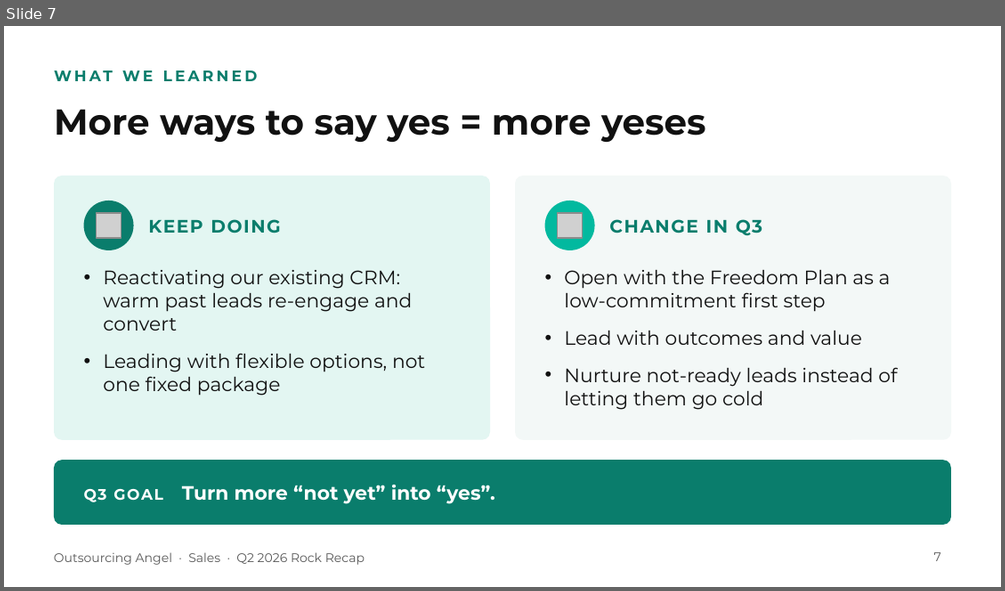
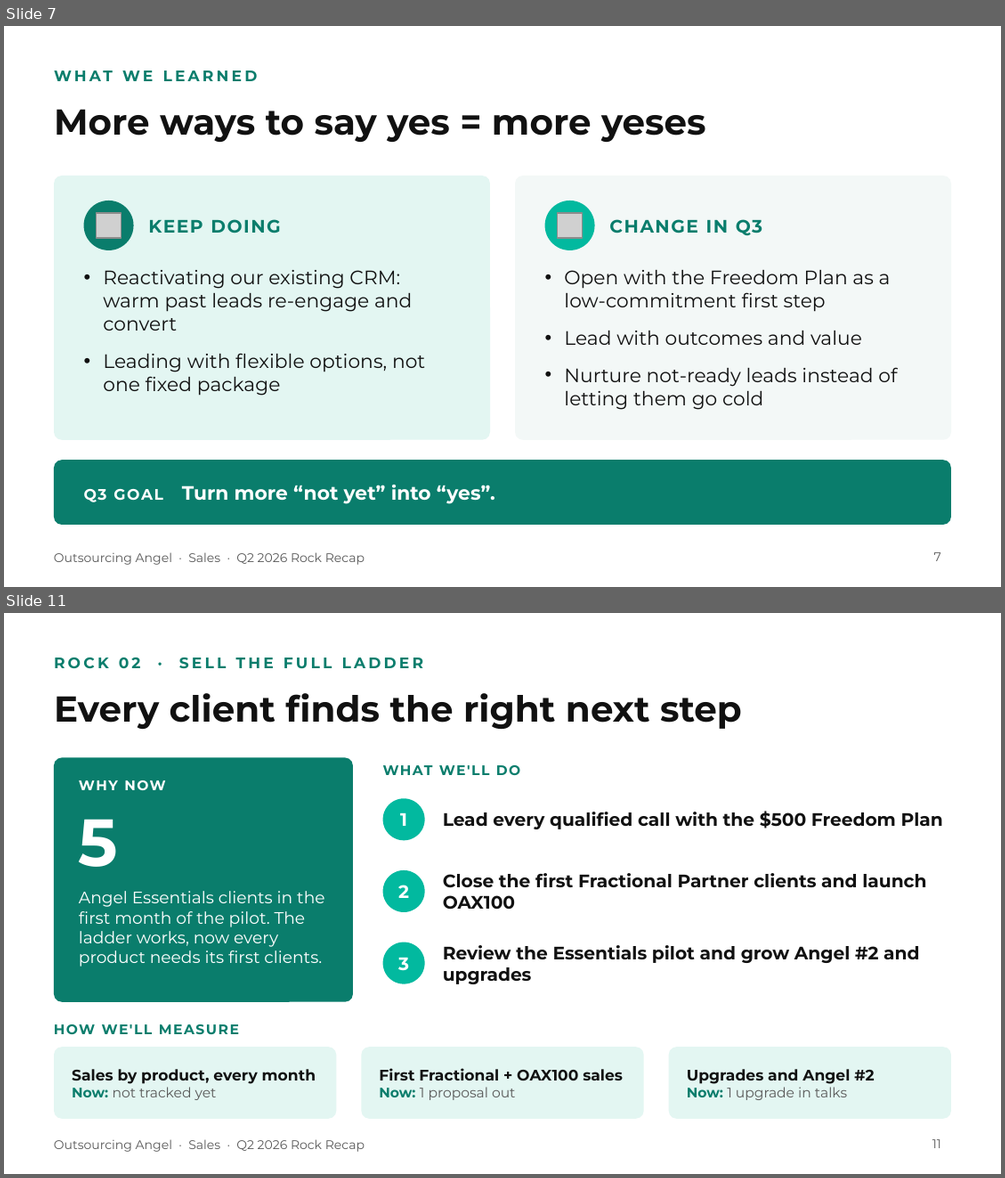
Before and after one commit to gail-gif/OA, a slide deck: OA_Q2_Sales_Rock_Recap_Refined.pptx. Shown one above the other, each under a label of ours: slide 7 before the commit, slides 7 and 11 after it; the slides between them are not shown. The pictures are 1005x591 and 1005x1178 pixels, drawn with LibreOffice and Linux fonts; fonts in the diff are those of the drawing; grey boxes stand for pictures. Boxes give left, top, right and bottom in pixels: in the first picture for what was removed or moved away, otherwise in the second. Text is boxed around its words. In the diff, an @@ line names an element or a change of style, - is before the commit and + after.

```diff
--- a/OA_Q2_Sales_Rock_Recap_Refined.pptx
+++ b/OA_Q2_Sales_Rock_Recap_Refined.pptx
@@ slide 11 added at [4,613,1001,1174], background #FFFFFF; not listed: 1 template element that a slide beside it also shows @@
@@ text added at [54,657,424,669], 11 pt, text #0A7D6C, bold @@
+ROCK 02 · SELL THE FULL LADDER
@@ title added at [54,693,742,729], 26 pt, text #111111, bold @@
+Every client finds the right next step
@@ rounded rectangle added at [54,757,353,1002], fill #0A7D6C @@
@@ text added at [383,765,520,775], 10 pt, text #0A7D6C, bold @@
+WHAT WE'LL DO
@@ text added at [79,780,165,790], 10 pt, text #FFFFFF, bold @@
+WHY NOW
@@ ellipse added at [383,798,425,840], fill #02B99F @@
@@ text added at [79,819,118,867], 48 pt, text #FFFFFF, bold @@
+5
@@ text added at [400,812,407,826], 13 pt, text #FFFFFF, bold @@
+1
@@ text added at [443,811,943,829], 13 pt, text #111111, bold @@
+Lead every qualified call with the $500 Freedom Plan
@@ ellipse added at [383,870,425,912], fill #02B99F @@
@@ text added at [443,873,926,909], 13 pt, text #111111, bold @@
+Close the first Fractional Partner clients and launch OAX100
@@ text added at [79,891,324,966], 12 pt, text #FFFFFF @@
+Angel Essentials clients in the first month of the pilot. The ladder works, now every product needs its first clients.
@@ text added at [398,884,409,898], 13 pt, text #FFFFFF, bold @@
+2
@@ ellipse added at [383,942,425,984], fill #02B99F @@
@@ text added at [398,957,409,971], 13 pt, text #FFFFFF, bold @@
+3
@@ text added at [443,945,919,984], 13 pt, text #111111, bold @@
+Review the Essentials pilot and grow Angel #2 and upgrades
@@ text added at [54,1024,239,1034], 10 pt, text #0A7D6C, bold @@
+HOW WE'LL MEASURE
@@ rounded rectangle added at [54,1046,336,1119], fill #E3F6F2 @@
@@ rounded rectangle added at [361,1046,643,1119], fill #E3F6F2 @@
@@ rounded rectangle added at [669,1046,951,1119], fill #E3F6F2 @@
@@ text added at [72,1069,316,1100], 11 pt, text #111111, bold @@
+Sales by product, every month
+Now: not tracked yet
@@ text added at [379,1068,623,1100], 11 pt, text #111111, bold @@
+First Fractional + OAX100 sales
+Now: 1 proposal out
@@ text added at [687,1069,874,1100], 10 pt, text #111111, bold @@
+Upgrades and Angel #2
+Now: 1 upgrade in talks
@@ page number added at [932,1139,941,1148], 9 pt, text #5A5A5A @@
+11
```
Also in this commit, not shown: 4 slides changed, 3 other slides added.
